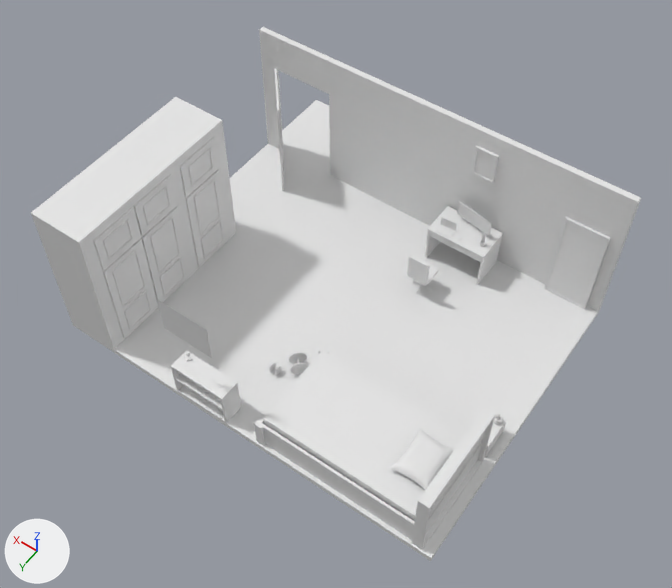
The glTF model static/room.glb: old version first, new version second.
Camera for both pictures: a 50 mm camera at (-7.79, 11.05, 17.32) aimed at (-0.05, 0.21, 0.28). Lighting does not change. The marker at lower left points along +X, +Y and +Z. Where no turn or scale is listed for an object, it has been applied to the vertices. Vertices at the same position are counted once.

The older version as bpy lines, for what is in view:
```python
me_cube = bpy.data.meshes.new('Cube')
me_cube.from_pydata(...)  # 9965 vertices, 18086 faces; spans x -7.25..0.3, y -0.28..8.02, z -1.52..1.82
me_cube_002 = bpy.data.meshes.new('Cube.002')
me_cube_002.from_pydata(...)  # 1732 vertices, 2330 faces; spans x -2.41..7.74, y -8.67..1.26, z -0.8..3.17
me_plane_003 = bpy.data.meshes.new('Plane.003')
me_plane_003.from_pydata([(-0.636, 0.0, -0.477), (0.636, 0.0, -0.477), (-0.636, 0.0, 0.477), (0.636, 0.0, 0.477)], [], [(0, 1, 3), (0, 3, 2)])
ob_cube = bpy.data.objects.new('Cube', me_cube)
ob_cube.location = (2.46, -4.16, 0.79)
ob_cube_001 = bpy.data.objects.new('Cube.001', me_cube_002)
ob_cube_001.location = (-2.65, 2.69, -0.09)
ob_eminemback = bpy.data.objects.new('eminemBack', me_plane_003)
ob_eminemback.location = (0.99, 3.94, 2.25)
# also in view: 'Cube.008' at (-1.55, 0.15, 0.24); 'mirror' at (-4.21, -3.6, 0.52); 'Cube.028' at (0.01, -3.76, 1.17)
```
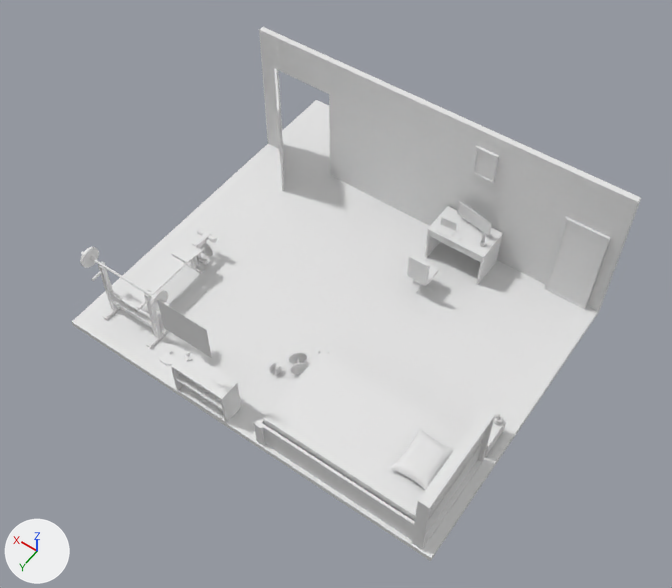
What the commit changed:
me_cube_002 is used by ob_cube_001; location (-2.65, 2.69, -0.09).
me_cube_002 had 1732 vertices, 2330 faces and spanned x -2.41..7.74, y -8.67..1.26, z -0.8..3.17.
me_cube_002 now has 2160 vertices, 3296 faces and spans x -2.41..7.74, y -8.67..1.26, z -0.8..2.17.
me_cube_002 part 1: a new loose piece of 120 vertices spanning x 5.32..5.35, y 0.14..0.65, z 0.84..1.35.
me_cube_002 part 2: a new loose piece of 120 vertices spanning x 6.16..6.69, y -2.2..-2.16, z -0.55..-0.03.
me_cube_002 part 3: a new loose piece of 120 vertices spanning x 7.45..7.48, y 0.14..0.65, z 0.84..1.35.
me_cube_002 part 4: a new loose piece of 120 vertices spanning x 5.1..7.73, y 0.36..0.43, z 1.06..1.13.
me_cube_002 part 5: a new loose piece of 80 vertices spanning x 4.82..5.45, y 0.25..0.88, z -0.64..-0.6.
me_cube_002 part 6: 41 loose pieces with 340 vertices, spanning x 6.27..7.74, y -3.26..1.26, z -0.64..3.17, are deleted.
Part 7, on me_cube_002:
32 vertices are removed from x 6.27..7.74, y -3.23..1.26, z -0.64..3.11.
41 faces are deleted.
5 new faces join them.

Pixel boxes [x1, y1, x2, y2] of what changed, in the pictures (672 x 588 px):
'Cube.001', reshaped (7% narrower): before [31, 69, 601, 561]; after [72, 69, 601, 561]
part 1 of me_cube_002, added: after [151, 290, 168, 311]
part 2 of me_cube_002, added: after [200, 242, 213, 257]
part 3 of me_cube_002, added: after [82, 247, 99, 268]
part 4 of me_cube_002, added: after [81, 251, 169, 306]
part 5 of me_cube_002, added: after [159, 342, 185, 365]
part 6 of me_cube_002, deleted: before [31, 97, 236, 339]
part 7 of me_cube_002, cut back: before [32, 100, 431, 561]; after [72, 100, 431, 561]
'eminem', unchanged, uncovered by the edit: before [158, 300, 212, 358]; after [92, 229, 217, 358]
